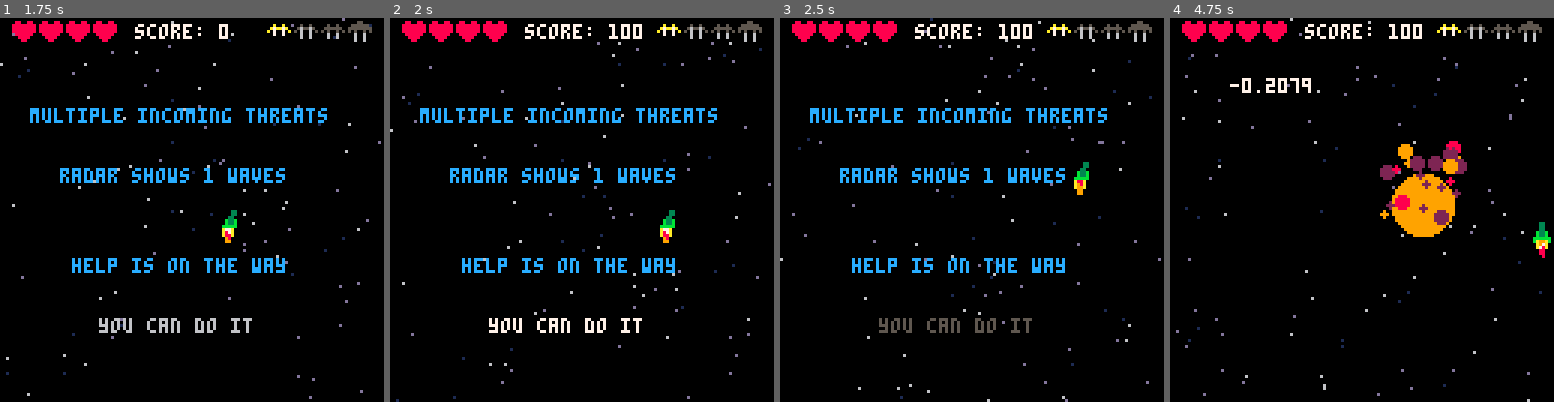
Above: before the commit, frames 1-4 (left to right).
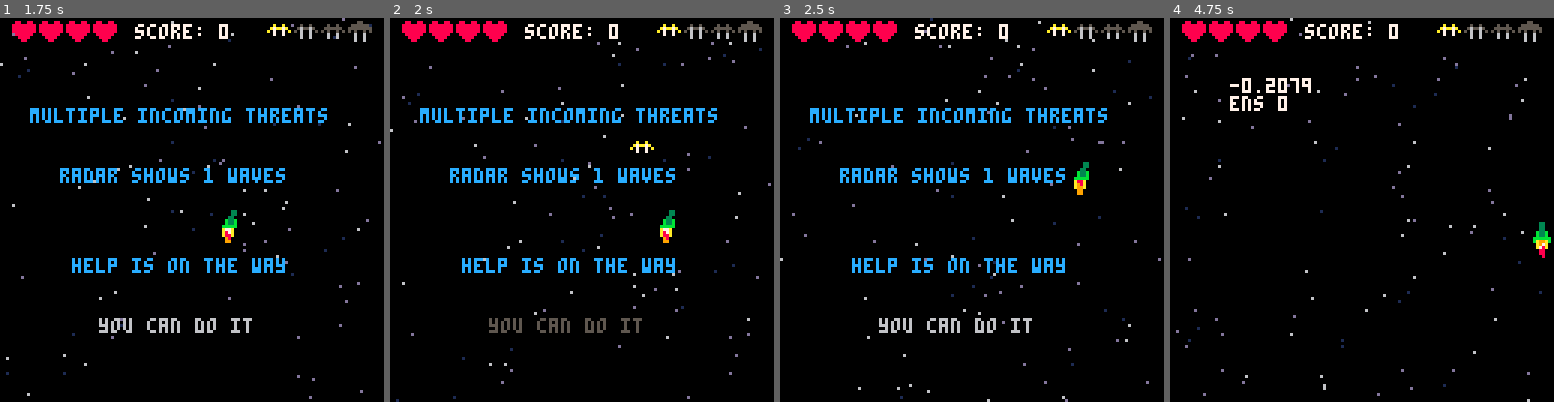
Above: after the commit, the same moments.

Repository: mathyousee/theyre-coming-p8
Game: PICO-8 cartridge theyrecoming.p8
The game is run twice, just before and just after one commit, with the same random seed, the same clock (stepped at 60 frames per second) and the same inputs.
Inputs:
- Up to frame 1 (1.75 s): tap X (X key) at 0.33, 1.07 s; tap O (Z key) at 0.7, 1.7 s; hold Right from 1.6 s (still down)
- Up to frame 2 (2 s): keep holding Right; tap X (X key) at 1.85 s
- Up to frame 3 (2.5 s): release Right at 2.1 s; tap O (Z key) at 2.1 s; hold Up 2.15-2.42 s; hold Right from 2.47 s (still down)
- Up to frame 4 (4.75 s): tap O (Z key) every 0.4 s from 2.5 to 4.5 s; tap X (X key) at 2.97, 4.08 s; release Right at 3.03 s; hold Left 3.08-3.58 s; hold Down 3.63-3.97 s; hold Right 4.02-4.68 s; hold Up from 4.73 s (still down)

Frame 1 is identical in both runs. In frame 2, 0.9% of the frame differs, in the area x 25-69%, y 1-83%; in frame 3, 0.8%; in frame 4, 3.7%, in the area x 15-78%, y 1-58%.

Commit message:
added music and enemy logic

Diff:
--- a/theyrecoming.p8
+++ b/theyrecoming.p8
@@ -7,6 +7,7 @@
 --todo
 ------
 --game win screen
+--win music 7
 --add boss
 --difficulty curve
 
@@ -70,12 +71,6 @@
 end
 
 
---[[ en patterns
-
- straight line
- to point, circle twice, straight
-
-  ]]
 -->8
 --play functions
 
@@ -202,6 +197,18 @@
 function do_enemies()
  for i in all (enemies) do
   animate(i)
+
+  if i.en==2 and not i.moved then
+   if flr(i.y)>flr(p.y) then
+    if i.x < p.x then i.dx=3 end
+    if i.x > p.x then i.dx=-3 end
+    i.moved=true
+    i.dy=0
+   end
+  end
+
+  --move
+
   if bossbit then
    move_bossbit(i)
   else
@@ -211,6 +218,8 @@
 
   --if flr(i.y)==20 then fire(i,1,4,{s=49}) end
   if i.y >128 then del(enemies,i) end
+  if i.x >128 then del(enemies,i) end
+  if i.x <-8 then del(enemies,i) end
   if collide(p,i) and p.inv<=0 then
    explode(p.x,p.y,3)
    p.l-=1
@@ -352,12 +361,15 @@
  if nextenemy<=0 then
    local myrand=ceil(rnd(5))
    local newenemy=etypes[myrand]
+   local mydx=0
+   if myrand==4 then mydx=boss.dx end
+
    add(enemies,
     {
      x=rnd(120)+4,
      y=-10,
 --     dx=sin(t/horiz)*(newenemy.dx+lsm),
-     dx=boss.dx,
+     dx=mydx,
      dy=newenemy.dy+lsm,
      s=newenemy.s,
      sw=newenemy.sw,
@@ -394,7 +406,7 @@
    boss=true,
    hidden=true
   }
-
+  --[[
   add(enemies,
    {
     x=boss.x,
@@ -412,7 +424,7 @@
     bossbit=1
    }
   )
-
+  ]]--
 end
 
 function do_boss()
@@ -786,7 +798,17 @@
  end
 end
 
-
+function update_win()
+ if score > highscore then
+  highscore=score
+  dset(0,highscore)
+ end
+ if btn(⬅️) and btn(➡️) then
+--  mode="splash"
+  _update=update_splash
+  _draw=draw_splash
+ end
+end
 
 
 -->8
@@ -811,6 +833,7 @@
   print(z.d,z.c)
  end
  ]]--
+ print("ens "..#enemies)
 end
 
 function draw_level()
@@ -866,6 +889,13 @@
  print("your score was "..score)
  print("press ⬅️➡️ buttons to restart",6,80,blink())
 end
+
+function draw_win()
+ draw_play()
+ print("congratulations",35,40,12)
+ print("your score was "..score)
+ print("press ⬅️➡️ buttons to restart",6,80,blink())
+end
 -->8
 --object definitions
 
@@ -894,12 +924,11 @@
 function initetypes()
  etypes={}
 
- add(etypes,{s=25,dx=.15,dy=1.5,sw=7,sh=7,hp=10,en=1,san={25,25,25,25,26,26,26,26,27,27,27,27,28,28,28,28}})
- add(etypes,{s=184,dx=-.15,dy=3,sw=7,sh=7,hp=1,en=2,san={184,184,184,184,185,185,185,185,186,186,186,186,187,187,187,187}})
- add(etypes,{s=9,dx=0,dy=2,sw=7,hp=1,en=3,san={9,9,9,9,10,10,10,10,11,11,11,11,12,12,12,12}})
- add(etypes,{s=9,dx=0,dy=2.5,sw=7,hp=1,en=4,san={9,9,9,9,10,10,10,10,11,11,11,11,12,12,12,12}})
- add(etypes,{s=41,dx=0,dy=3.5,sw=7,hp=1,en=5,san={41,41,41,41,42,42,42,42,43,43,43,43,44,44,44,44}})
- add(etypes,{s=41,dx=0,dy=3.5,sw=7,hp=1,en=5,san={41,41,41,41,42,42,42,42,43,43,43,43,44,44,44,44}})
+ add(etypes,{en=5,s=25,dx=.15,dy=1.5,sw=7,sh=7,hp=10,san={25,25,25,25,26,26,26,26,27,27,27,27,28,28,28,28}})
+ add(etypes,{en=4,s=184,dx=-.15,dy=3,sw=7,sh=7,hp=1,san={184,184,184,184,185,185,185,185,186,186,186,186,187,187,187,187}})
+ add(etypes,{en=1,s=9,dx=0,dy=2,sw=7,hp=1,san={9,9,9,9,10,10,10,10,11,11,11,11,12,12,12,12}})
+ add(etypes,{en=2,s=9,dx=0,dy=2.5,sw=7,hp=1,san={9,9,9,9,10,10,10,10,11,11,11,11,12,12,12,12}})
+ add(etypes,{en=3,s=41,dx=0,dy=3.5,sw=7,hp=1,san={41,41,41,41,42,42,42,42,43,43,43,43,44,44,44,44}})
 end
 
 function mkobj(tmpl)
Not shown, changed: 26 lines of the sprite sheet (__gfx__) section of theyrecoming.p8
Not shown, changed: the music (__music__) section of theyrecoming.p8
Not shown, changed: the sound effects (__sfx__) section of theyrecoming.p8
